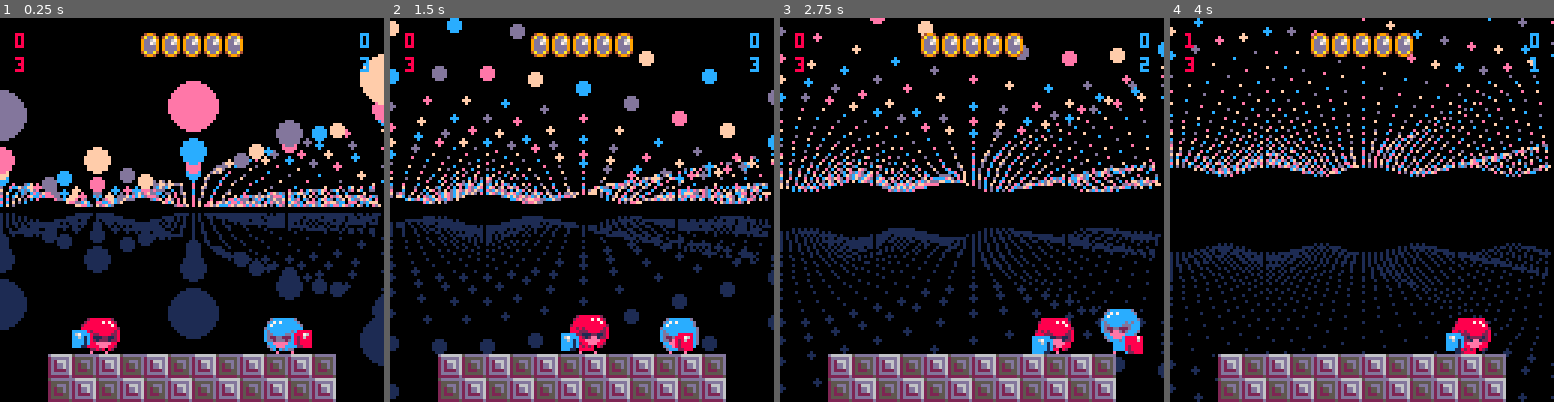
Above: before the commit, frames 1-4 (left to right).
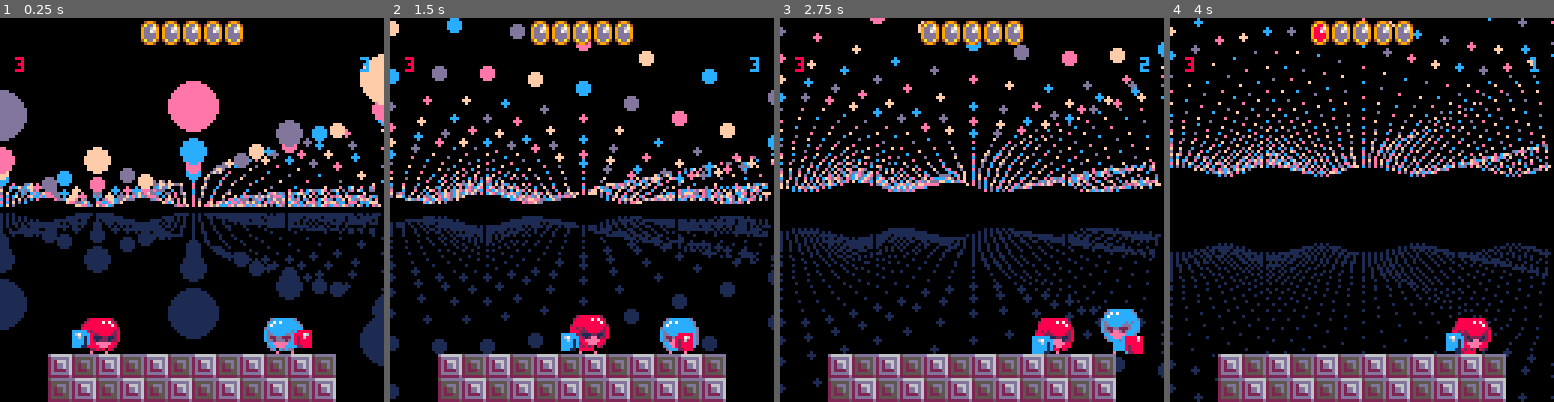
Above: after the commit, the same moments.

Repository: davidjtferguson/dancejab
Game: PICO-8 cartridge jab.p8
Same seed, same stepped clock (60 frames per second), same inputs: the game is played once before the commit and once after it.
Inputs:
- Up to frame 1 (0.25 s): no input
- Up to frame 2 (1.5 s): tap X (X key) at 0.33, 1.07 s; tap O (Z key) at 0.7 s
- Up to frame 3 (2.75 s): hold Right 1.6-2.1 s; tap O (Z key) at 1.7, 2.1, 2.5 s; tap X (X key) at 1.85 s; hold Right from 2.47 s (still down)
- Up to frame 4 (4 s): tap O (Z key) at 2.9, 3.3, 3.7 s; tap X (X key) at 2.97 s; release Right at 3.03 s; hold Left 3.08-3.58 s

The runs differ from the first frame. In frame 1, 2.1% of the frame differs, in the area x 3-97%, y 0-11%; in frame 2, 2.1%; in frame 3, 2.1%; in frame 4, 2.1%.

Commit message:
light score lights appropriately

Diff:
--- a/jab.p8
+++ b/jab.p8
@@ -439,17 +439,23 @@
  palt(11,true)
 
  --game info
- print(p1.score,5,5,8)
- print(p2.score,120,5,12)
-
  print(p1.hitpoints,5,13,8)
  print(p2.hitpoints,120,13,12)
 
- -- max number of games with firstto
+ --lights showing score
  local maxgames=firstto*2-1
 
  for i=1,maxgames do
-  spr(26,i*7+(57-(maxgames/2)*7),5)
+  local lightspr=26
+  if i<=p1.score then
+   lightspr=10
+  end
+
+  if i>(maxgames-p2.score) then
+   lightspr=11
+  end
+
+  spr(lightspr,i*7+(57-(maxgames/2)*7),1)
  end
 
  print(announce,30,64)
